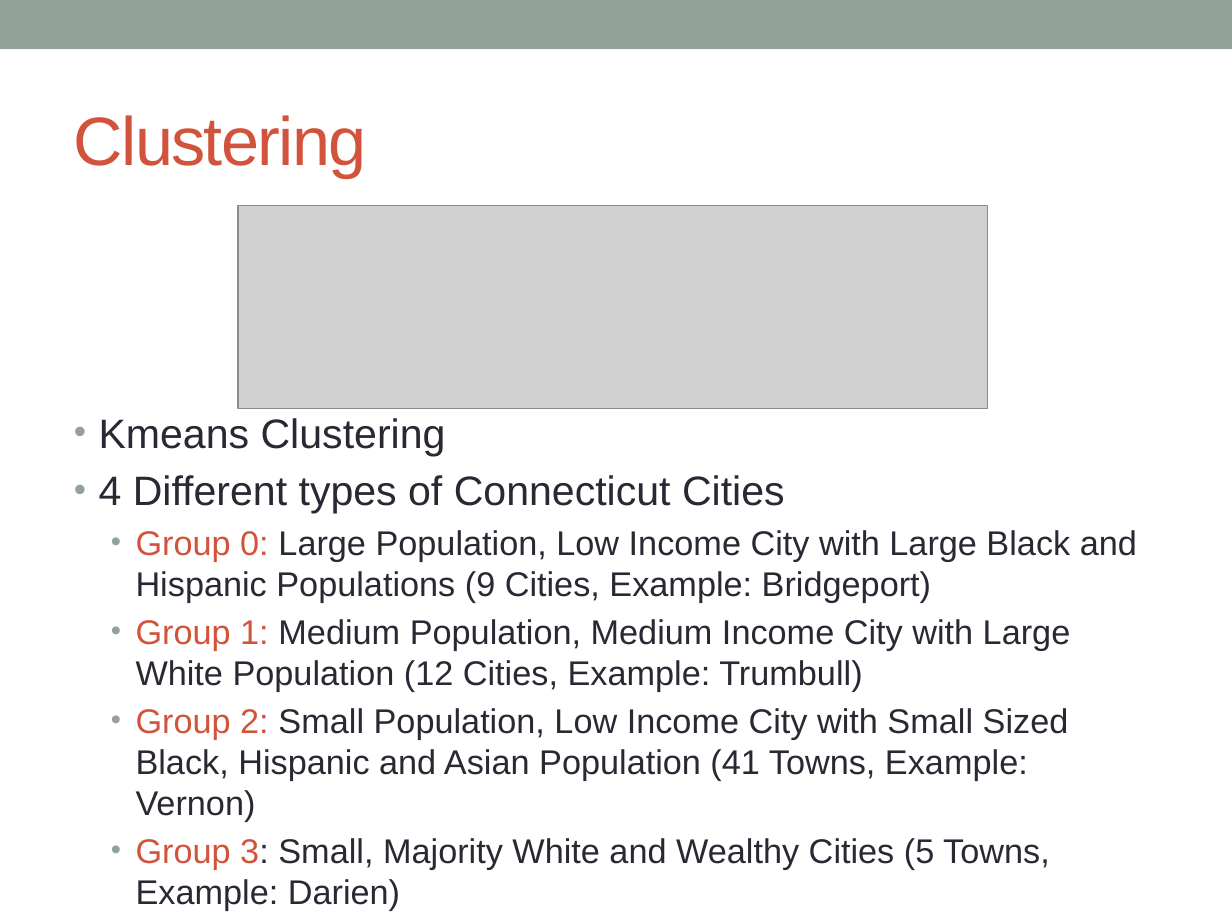
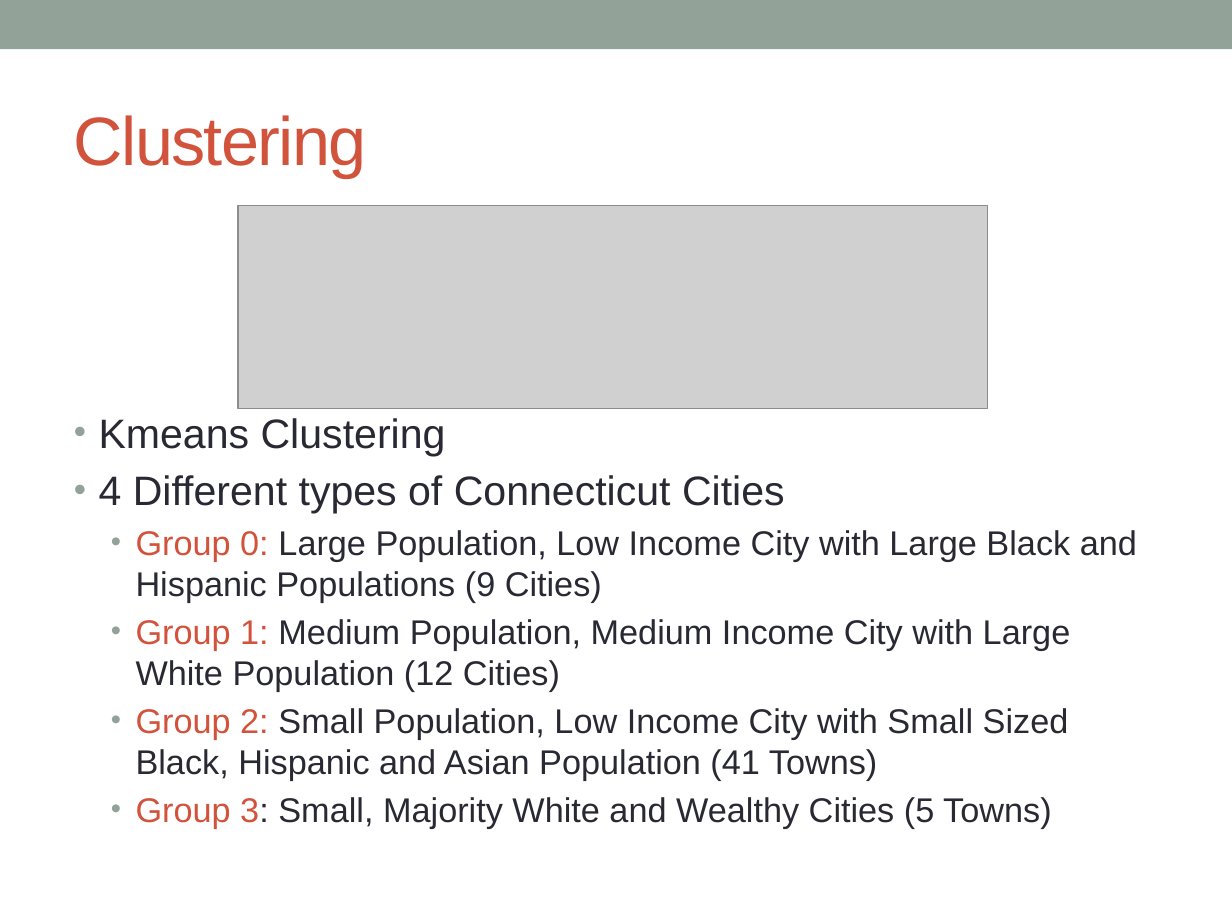
Before and after one commit to aaharrison/GeneralAssembly, a slide deck: slide 10 of Capstone/Connecticut Traffic Stop Final.pptx. Drawn at 1232x924 pixels with LibreOffice and Linux fonts; fonts in the diff are those of the drawing; grey boxes stand for pictures. Boxes give left, top, right and bottom in pixels: in the first picture for what was removed or moved away, otherwise in the second. Text is boxed around its words. In the diff, an @@ line names an element or a change of style, - is before the commit and + after.

```diff
--- a/Capstone/Connecticut Traffic Stop Final.pptx
+++ b/Capstone/Connecticut Traffic Stop Final.pptx
@@ text at bbox=[136, 530, 1137, 828]: text changed @@
-  • Group 0: Large Population, Low Income City with Large Black and Hispanic Populations (9 Cities, Example: Bridgeport)
-  • Group 1: Medium Population, Medium Income City with Large White Population (12 Cities, Example: Trumbull)
-  • Group 2: Small Population, Low Income City with Small Sized Black, Hispanic and Asian Population (41 Towns, Example: Vernon)
-  • Group 3: Small, Majority White and Wealthy Cities (5 Towns, Example: Darien)
+  • Group 0: Large Population, Low Income City with Large Black and Hispanic Populations (9 Cities)
+  • Group 1: Medium Population, Medium Income City with Large White Population (12 Cities)
+  • Group 2: Small Population, Low Income City with Small Sized Black, Hispanic and Asian Population (41 Towns)
+  • Group 3: Small, Majority White and Wealthy Cities (5 Towns)
```
Also in this commit, not shown: 2 other slides changed, 1 slide added, 1 other file.
